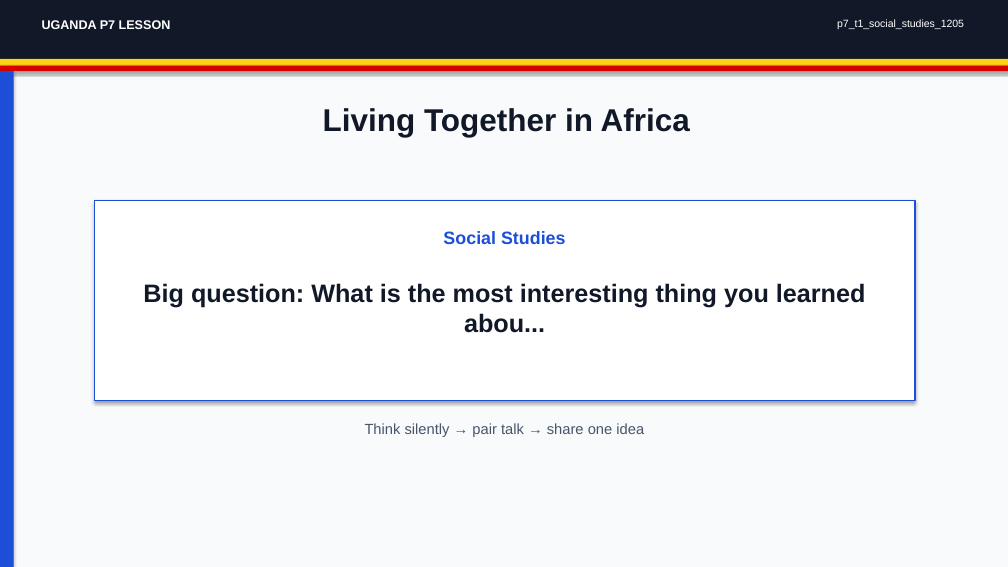
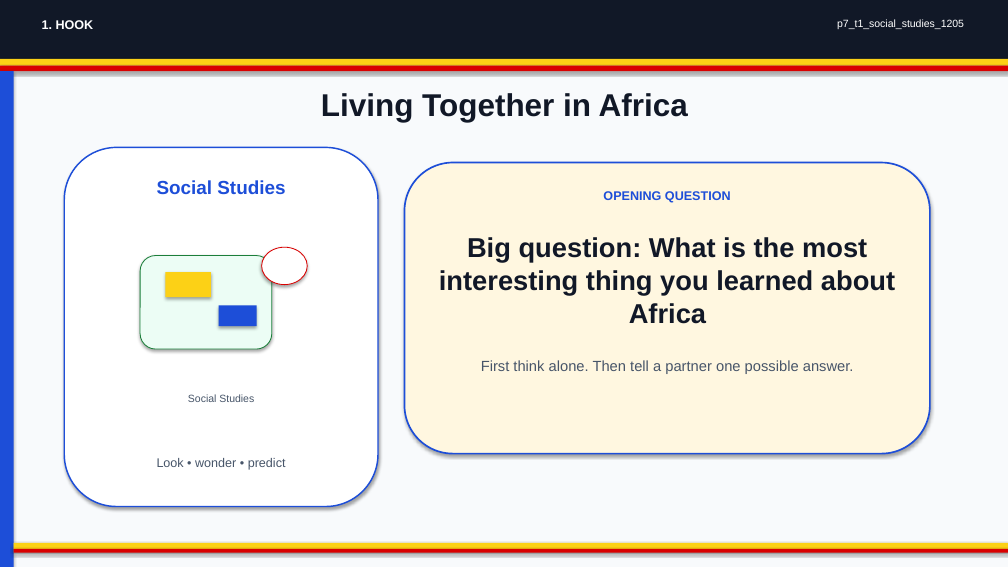
Before and after one commit to yousunjung84-edu/uganda-p7-mvp-20260629, a slide deck: slide 1 of uganda-p7-mvp/p7_t1_social_studies_1205/p7_t1_social_studies_1205.pptx. Drawn at 1008x567 pixels with LibreOffice and Linux fonts; fonts in the diff are those of the drawing. Boxes give left, top, right and bottom in pixels: in the first picture for what was removed or moved away, otherwise in the second. Text is boxed around its words. In the diff, an @@ line names an element or a change of style, - is before the commit and + after.

```diff
--- a/uganda-p7-mvp/p7_t1_social_studies_1205/p7_t1_social_studies_1205.pptx
+++ b/uganda-p7-mvp/p7_t1_social_studies_1205/p7_t1_social_studies_1205.pptx
@@ text at (x1=42, y1=20, x2=94, y2=29): text changed @@
-UGANDA P7 LESSON
+1. HOOK
@@ text "Living Together in Africa" moved from (x1=323, y1=108, x2=690, y2=137) to (x1=321, y1=93, x2=688, y2=122) @@
@@ rounded rectangle added at (x1=64, y1=147, x2=378, y2=507), fill #FFFFFF, outline #1D4ED8 1.4 pt, 18 pt, text #1D4ED8, bold @@
+Social Studies
@@ rounded rectangle added at (x1=405, y1=163, x2=930, y2=454), fill #FFF7E0, outline #1D4ED8 1.6 pt @@
@@ rectangle removed at (x1=95, y1=200, x2=915, y2=401) @@
@@ text added at (x1=603, y1=191, x2=731, y2=203), 12 pt, text #1D4ED8, bold @@
+OPENING QUESTION
@@ text at (x1=439, y1=237, x2=895, y2=324): text changed; size 24 to 26 pt @@
-Big question: What is the most interesting thing you learned abou...
+Big question: What is the most interesting thing you learned about Africa
@@ rounded rectangle added at (x1=140, y1=256, x2=271, y2=349), fill #ECFDF5, outline #1B7F3A 0.8 pt @@
@@ ellipse added at (x1=262, y1=247, x2=307, y2=284), fill #FFFFFF, outline #D90000 0.8 pt @@
@@ rectangle added at (x1=166, y1=272, x2=211, y2=297), fill #FCD116 @@
@@ rectangle added at (x1=219, y1=306, x2=256, y2=327), fill #1D4ED8 @@
@@ text added at (x1=481, y1=360, x2=854, y2=374), 14 pt, text #475569 @@
+First think alone. Then tell a partner one possible answer.
@@ text "Social Studies" moved from (x1=443, y1=231, x2=566, y2=244) to (x1=188, y1=394, x2=254, y2=402) @@
@@ text "Social Studies" at (x1=188, y1=394, x2=254, y2=402): size 17 to 10 pt, text colour #1D4ED8 to #475569, bold off @@
@@ text removed at (x1=365, y1=423, x2=644, y2=437) @@
-Think silently → pair talk → share one idea
@@ text added at (x1=157, y1=458, x2=286, y2=470), 12 pt, text #475569 @@
+Look • wonder • predict
@@ rectangle added at (x1=14, y1=543, x2=1008, y2=549), fill #FCD116 @@
@@ rectangle added at (x1=14, y1=549, x2=1008, y2=553), fill #D90000 @@
```
Also in this commit, not shown: 7 other slides changed, 33 other files.
